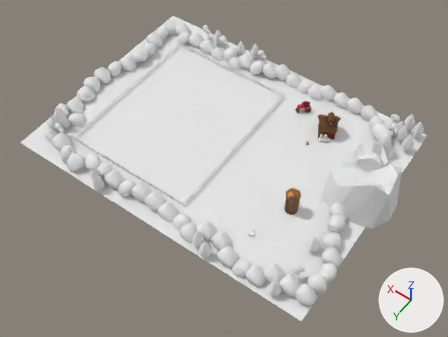
The FBX model Assets/Enviroment/Environment.fbx: old version first, new version second.
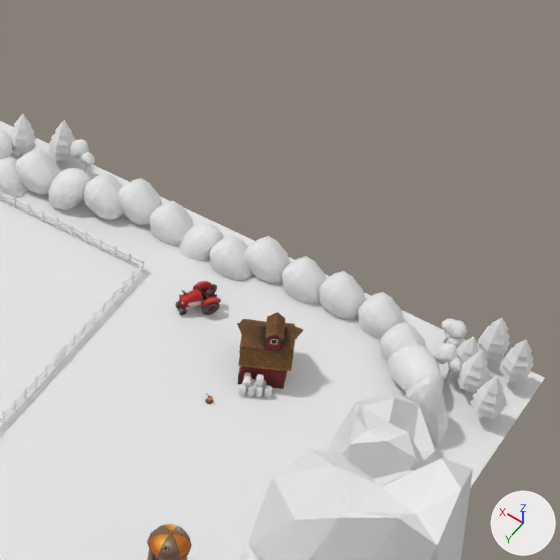
The first picture shows the older version from a 50 mm lens placed at (-57.8, 81.3, 115.8), pointed at (-4.6, 6.9, -1.1). The close-ups show both versions on the part from 52% to 97% of the width and 0% to 60% of the height of that picture; other places that the commit changed are outside them. The lights are fixed; the arrows at lower right show +X, +Y and +Z. Where no turn or scale is listed for an object, it has been applied to the vertices. Vertices at the same position are counted once.

In view in the first close-up: 'Barrels', 'Big Rock', 'Brush.030', 'Brush.031', 'Brush.032', 'Brush.033', 'Brush.035', 'Brush.036', 'Brush.038', 'Brush.040', 'Brush.041', 'Brush.043', 'Ground', 'Trees.001', 'Trees.002', 'farm_barn'.
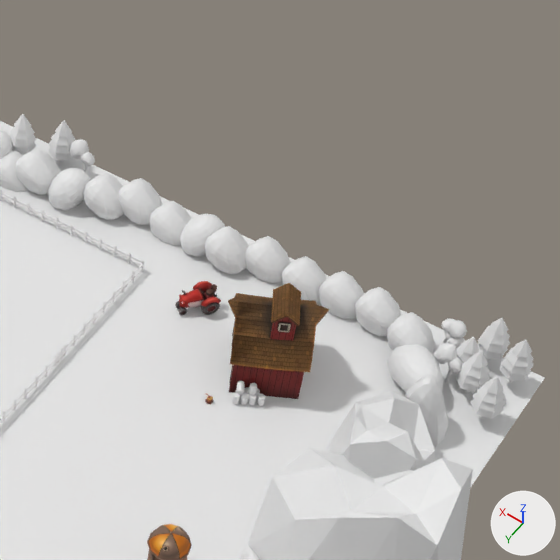
Where the newer file only moved an object's origin or applied its transform, the numbers keep the older frame.

What differs and where, as boxes [x1, y1, x2, y2] in the close-ups (560 x 560 px):
'Farm.001', added: after [229, 283, 329, 399]
'farm_barn', moved, rescaled (47% wider, 42% taller): before [237, 312, 304, 389]; after [228, 283, 327, 393]
'Brush.032', moved: before [210, 235, 252, 280]; after [205, 226, 248, 274]
'Brush.040', moved: before [358, 292, 405, 339]; after [355, 287, 402, 336]
'Brush.038', moved: before [380, 322, 427, 361]; after [387, 312, 435, 354]
'Brush.031', moved: before [179, 223, 224, 260]; after [180, 214, 225, 257]
'Barrels', moved: before [238, 373, 272, 398]; after [232, 381, 265, 406]
'Brush.043', moved: before [0, 156, 28, 197]; after [0, 151, 28, 192]

The change, as a diff of the scene's bpy script:
```diff
--- a/Assets/Enviroment/Environment.fbx.py
+++ b/Assets/Enviroment/Environment.fbx.py
@@ me_cylinder_057 @@
 me_cylinder_057.from_pydata(...)  # 2016 vertices, 1890 faces; spans x -2.25..0.47, y -1.7..0.34, z -0.5..1.49
 # used by ob_barrels; location = (-19.17, -12.8, 0.61)
+# me_cylinder_057 part 1: the whole mesh is moved by (0.73, 0.75, -0.2)
 me_cylinder_057.materials.append(mat_barrell)
@@ me_farm_barn_mesh_001 @@
+me_farm_barn_mesh_001.from_pydata(...)  # 217 vertices, 140 faces; spans x -5.49..4.2, y -5.76..4.37, z -4.81..4.77
+me_farm_barn_mesh_001.materials.append(mat_farm_barn)  # picture img_farm_barn_d_tga
@@ ob_barrels @@
 ob_barrels = bpy.data.objects.new('Barrels', me_cylinder_057)
-ob_barrels.location = (-19.17, -12.8, 0.61)
+ob_barrels.location = (-19.9, -12.39, 0.81)
@@ ob_farm_barn @@
 ob_farm_barn = bpy.data.objects.new('farm_barn', me_farm_barn_mesh)
-ob_farm_barn.location = (-18.61, -16.08, 3.23)
+ob_farm_barn.location = (-18.61, -16.08, 4.83)
 ob_farm_barn.rotation_euler = (1.571, 0.0, -1.086)  # degrees (90, 0, -62)
-ob_farm_barn.scale = (2.0, 2.0, 2.0)
+ob_farm_barn.scale = (3.0, 3.0, 3.0)
@@ ob_brush_032 @@
 ob_brush_032 = bpy.data.objects.new('Brush.032', me_sphere_055)
-ob_brush_032.location = (-10.71, -26.17, 0.76)
+ob_brush_032.location = (-10.06, -26.17, 1.57)
@@ ob_brush_031 @@
 ob_brush_031 = bpy.data.objects.new('Brush.031', me_sphere_054)
-ob_brush_031.location = (-7.13, -26.44, 0.27)
+ob_brush_031.location = (-7.13, -26.44, 1.49)
@@ ob_brush_043 @@
 ob_brush_043 = bpy.data.objects.new('Brush.043', me_sphere_069)
-ob_brush_043.location = (12.56, -23.27, 0.48)
+ob_brush_043.location = (12.56, -24.22, 0.48)
@@ ob_brush_040 @@
 ob_brush_040 = bpy.data.objects.new('Brush.040', me_sphere_065)
-ob_brush_040.location = (-25.43, -27.4, 1.01)
+ob_brush_040.location = (-25.06, -27.4, 1.45)
@@ ob_brush_038 @@
 ob_brush_038 = bpy.data.objects.new('Brush.038', me_sphere_063)
-ob_brush_038.location = (-28.89, -24.88, 1.42)
+ob_brush_038.location = (-28.89, -26.08, 1.66)
@@ ob_farm_001 @@
+ob_farm_001 = bpy.data.objects.new('Farm.001', me_farm_barn_mesh_001)
+ob_farm_001.location = (-18.61, -16.08, 4.83)
```
